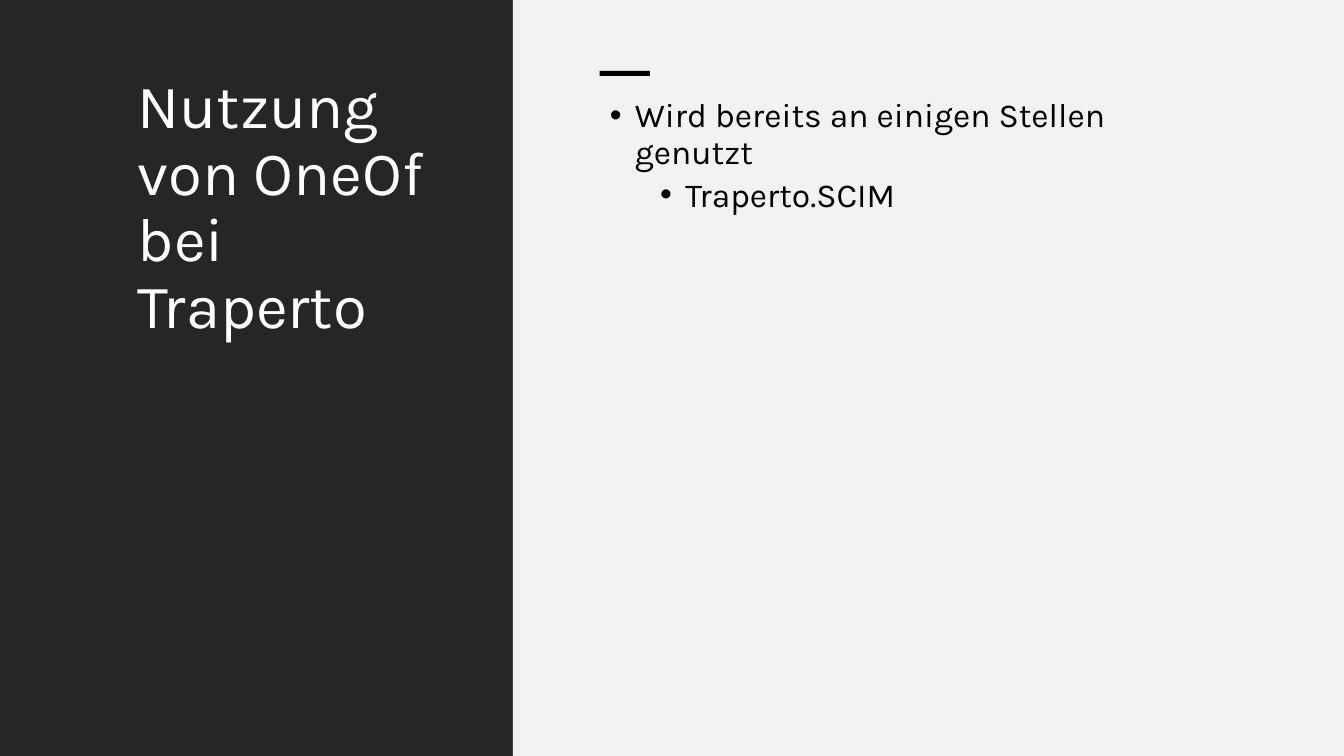
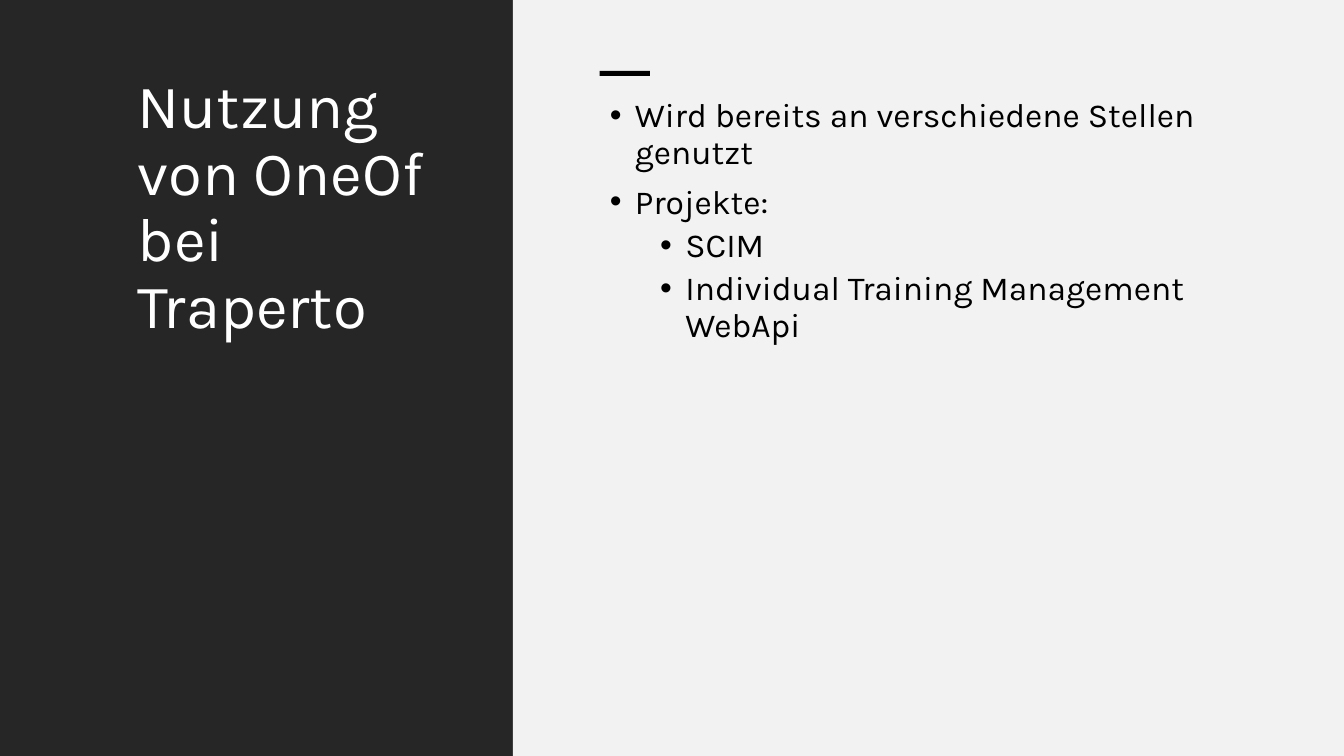
Before and after one commit to lukassteggers/OneOf, a slide deck: slide 13 of OneOf.pptx. Drawn at 1344x756 pixels with LibreOffice and Linux fonts; fonts in the diff are those of the drawing. Boxes give left, top, right and bottom in pixels: in the first picture for what was removed or moved away, otherwise in the second. Text is boxed around its words. In the diff, an @@ line names an element or a change of style, - is before the commit and + after.

Commit message:
Update Powerpoint

```diff
--- a/OneOf.pptx
+++ b/OneOf.pptx
@@ text at (x1=635, y1=104, x2=1195, y2=345): text changed @@
-• Wird bereits an einigen Stellen genutzt
-  • Traperto.SCIM
+• Wird bereits an verschiedene Stellen genutzt
+• Projekte:
+  • SCIM
+  • Individual Training Management WebApi
```
Also in this commit, not shown: 8 other slides changed, 1 slide added.
